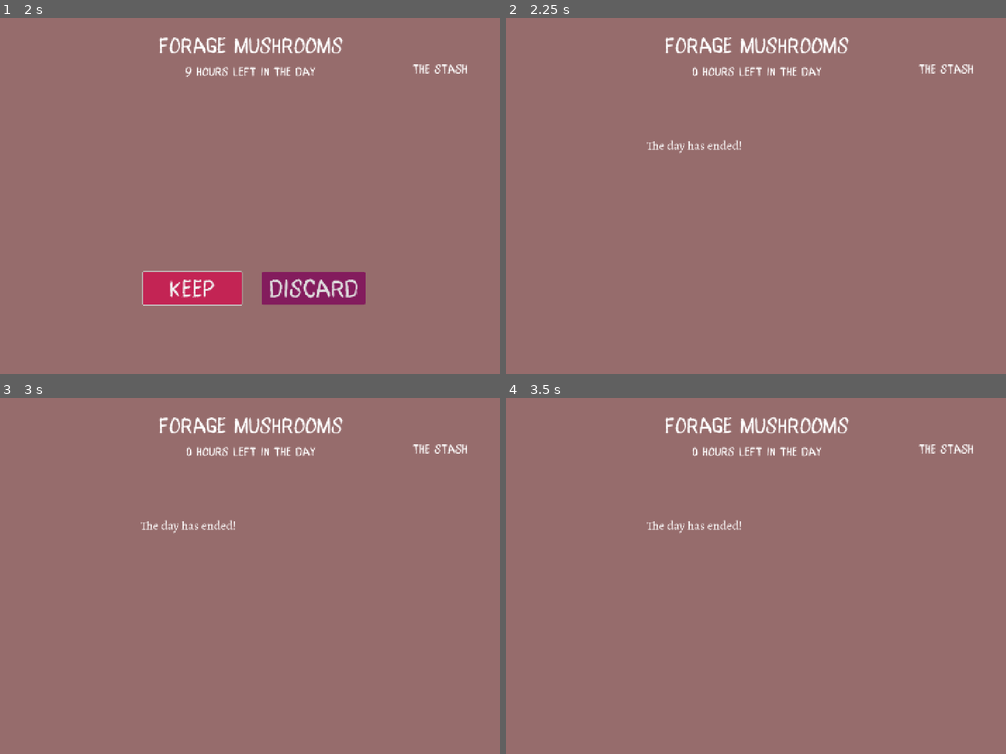
Above: before the commit, frames 1-4 (two rows, left to right).
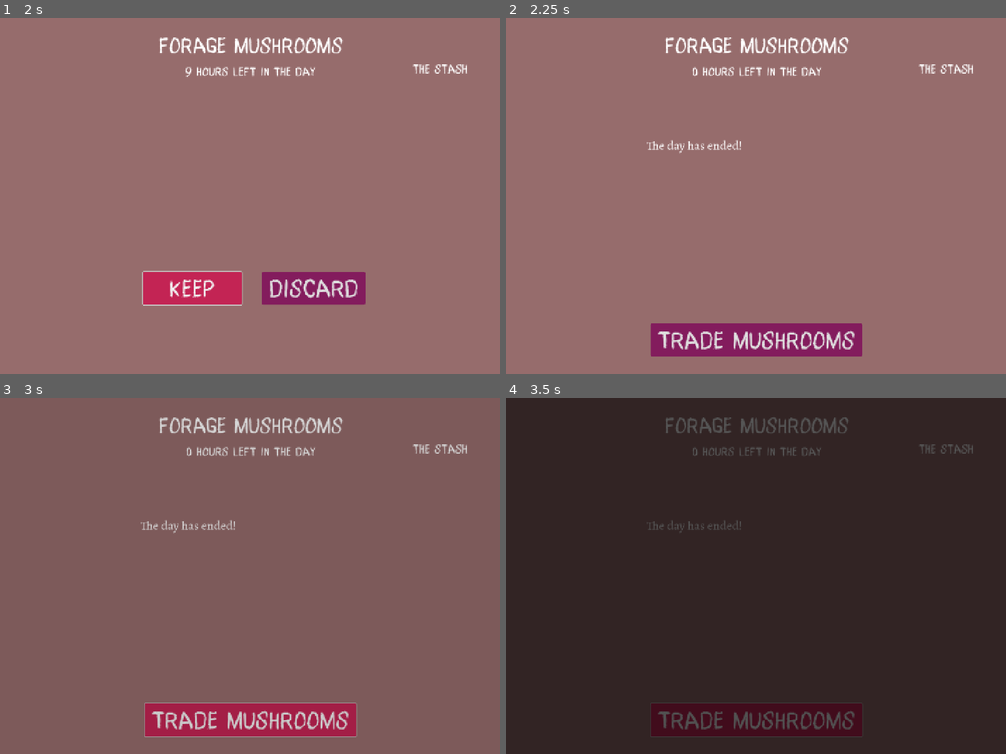
Above: after the commit, the same moments.

Repository: hawkstein/gdwj81-expedition
Game: Godot game, scene res://foraging/forage.tscn
Same seed, same stepped clock (60 frames per second), same inputs: the game is played once before the commit and once after it. This scene is started directly instead of the project's main scene.
Inputs (mouse positions are in pixels of both pictures, inside the frame that each line leads up to):
- Up to frame 1 (2 s): tap Enter at 0.5 s; move the mouse to (360, 178) at 0.52 s; click (360, 178) at 0.67 s; click "Keep" at 1.25 s
- Up to frame 2 (2.25 s): click "Discard" at 2 s
- Up to frame 3 (3 s): click (250, 718) at 2.75 s, where only the run after the commit has a clickable "Trade mushrooms"
- Up to frame 4 (3.5 s): no input

Frame 1 is identical in both runs. In frame 2, 3.9% of the frame differs, in the area x 28-72%, y 85-96%; in frame 3, 100%; in frame 4, 100%, in the area x 0-100%, y 0-100%.
Error in both runs: Out of bounds get index '0' (on base: 'Array') (res://game_manager.gd:63)

Commit message:
add trade button

Diff:
--- a/foraging/forage.gd
+++ b/foraging/forage.gd
@@ -4,14 +4,7 @@
 @onready var keep_button: Button = $KeepButton
 @onready var discard_button: Button = $DiscardButton
 @onready var stash_info_label: Label = $StashInfoLabel
-
-# get mushroom info for this forest
-# get the selected band of goblins
-# roll the dice for the goblins
-# queue their output into the interface
-# roll again when output is reviewed
-# if output is past the time limit, discard & sleep goblin
-# if all goblins asleep or if baskets are full then finish
+@onready var trade_button: Button = $TradeButton
 
 var forest:Location.Forest
 var goblins:Array[Goblin]
@@ -98,6 +91,7 @@
 		hours_label.text = "0 hours left in the day"
 		keep_button.visible = false
 		discard_button.visible = false
+		trade_button.visible = true
 
 func _on_keep_button_pressed() -> void:
 	stash.set(next.mushroom, stash.get_or_add(next.mushroom, 0) + 1)
@@ -114,3 +108,7 @@
 	next = null
 	output.text = ""
 	check_finished_then_pop()
+
+
+func _on_trade_button_pressed() -> void:
+	SceneManager.change_scene("map", SceneManager.create_options(), SceneManager.create_options(),SceneManager.create_general_options())
--- a/foraging/forage.tscn
+++ b/foraging/forage.tscn
@@ -122,15 +122,34 @@
 anchors_preset = 1
 anchor_left = 1.0
 anchor_right = 1.0
-offset_left = -288.0
+offset_left = -286.0
 offset_top = 195.0
-offset_right = -27.0
+offset_right = -25.0
 offset_bottom = 560.0
 grow_horizontal = 0
 theme = ExtResource("1_2kehg")
 theme_override_fonts/font = ExtResource("3_8qj6t")
 autowrap_mode = 2
 
+[node name="TradeButton" type="Button" parent="."]
+visible = false
+layout_mode = 1
+anchors_preset = 7
+anchor_left = 0.5
+anchor_top = 1.0
+anchor_right = 0.5
+anchor_bottom = 1.0
+offset_left = -304.5
+offset_top = -144.0
+offset_right = 304.5
+offset_bottom = -51.0
+grow_horizontal = 2
+grow_vertical = 0
+theme = ExtResource("1_2kehg")
+theme_override_font_sizes/font_size = 72
+text = "Trade mushrooms"
+
 [connection signal="pressed" from="KeepButton" to="." method="_on_keep_button_pressed"]
 [connection signal="pressed" from="DiscardButton" to="." method="_on_discard_button_pressed"]
 [connection signal="timeout" from="StartTimer" to="." method="_on_start_timer_timeout"]
+[connection signal="pressed" from="TradeButton" to="." method="_on_trade_button_pressed"]
